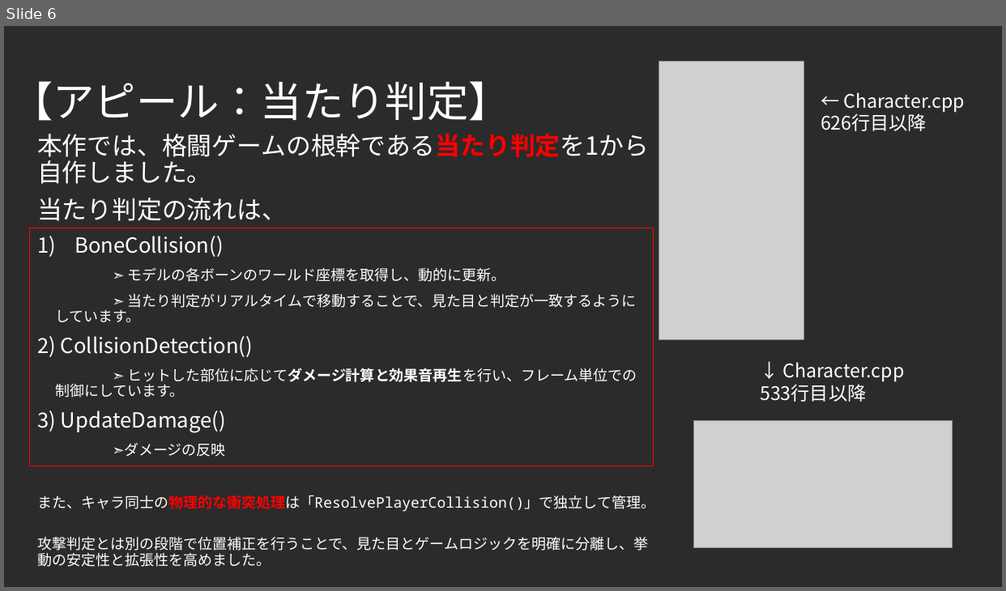
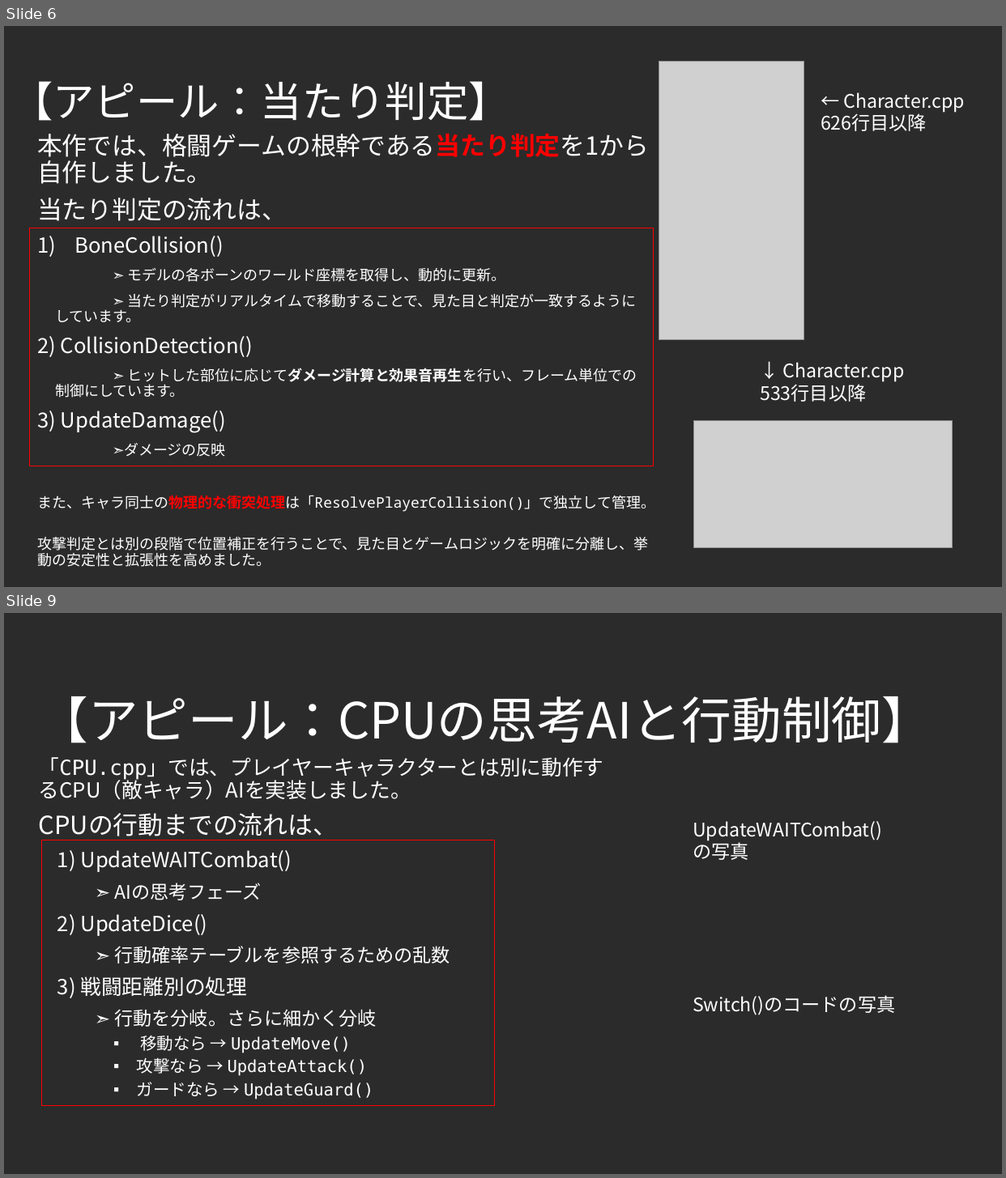
Before and after one commit to F0402Nishi/FightingGame, a slide deck: 仕様書.pptx. Shown one above the other, each under a label of ours: slide 6 before the commit, slides 6 and 9 after it; the slides between them are not shown. The pictures are 1006x591 and 1006x1178 pixels, drawn with LibreOffice and Linux fonts; fonts in the diff are those of the drawing; grey boxes stand for pictures; background and template pictures are left out; a plain dark background stands for a picture behind light text. Boxes give left, top, right and bottom in pixels: in the first picture for what was removed or moved away, otherwise in the second. Text is boxed around its words. In the diff, an @@ line names an element or a change of style, - is before the commit and + after.

```diff
--- a/仕様書.pptx
+++ b/仕様書.pptx
@@ slide 9 added at box(4, 613, 1002, 1174), background picture (left out) @@
@@ title added at box(39, 696, 931, 743), 48 pt, text #FFFFFF @@
+【アピール：CPUの思考AIと行動制御】
@@ subtitle added at box(39, 757, 604, 1100), 20 pt, text #FFFFFF @@
+「CPU.cpp」では、プレイヤーキャラクターとは別に動作するCPU（敵キャラ）AIを実装しました。
+CPUの行動までの流れは、
+1) UpdateWAITCombat()
+➣ AIの思考フェーズ
+2) UpdateDice()
+➣ 行動確率テーブルを参照するための乱数
+3) 戦闘距離別の処理
+➣ 行動を分岐。さらに細かく分岐
+    ▪ 移動なら → UpdateMove()
+    ▪ 攻撃なら → UpdateAttack()
+    ▪ ガードなら → UpdateGuard()
@@ text added at box(692, 821, 882, 860), 18 pt, text #FFFFFF @@
+UpdateWAITCombat()の写真
@@ rectangle added at box(42, 841, 495, 1106), outline #FF0000 1 pt @@
@@ text added at box(692, 995, 895, 1016), 18 pt, text #FFFFFF @@
+Switch()のコードの写真
```
Also in this commit, not shown: 1 slide changed, 2 other slides added, 5 slides removed.
